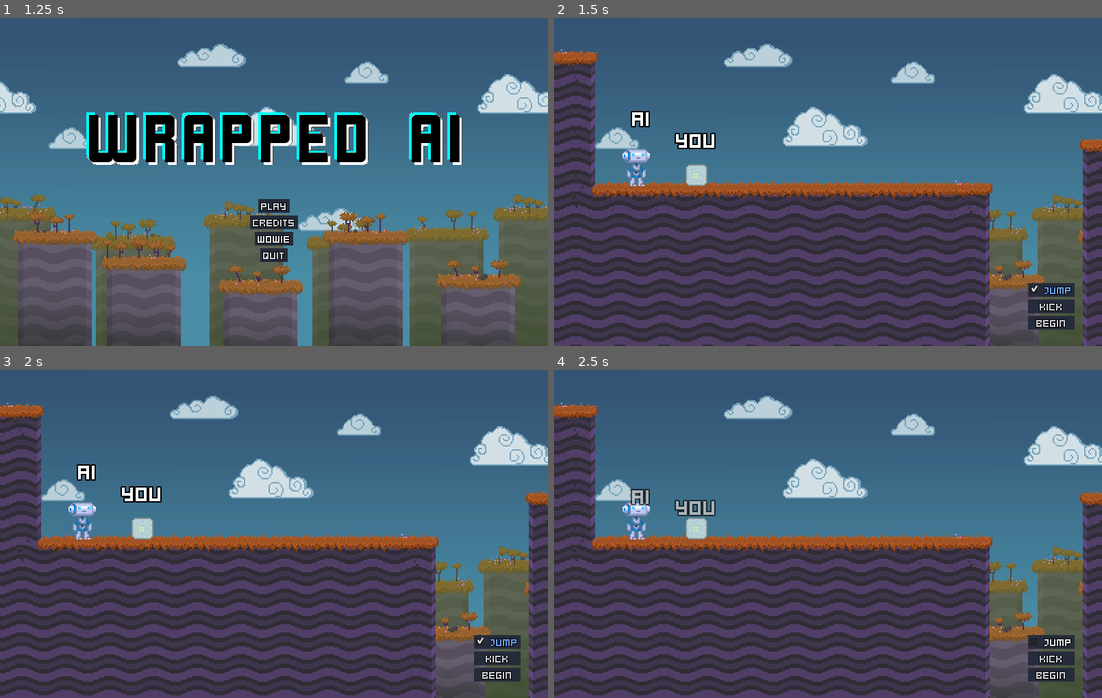
Above: before the commit, frames 1-4 (two rows, left to right).
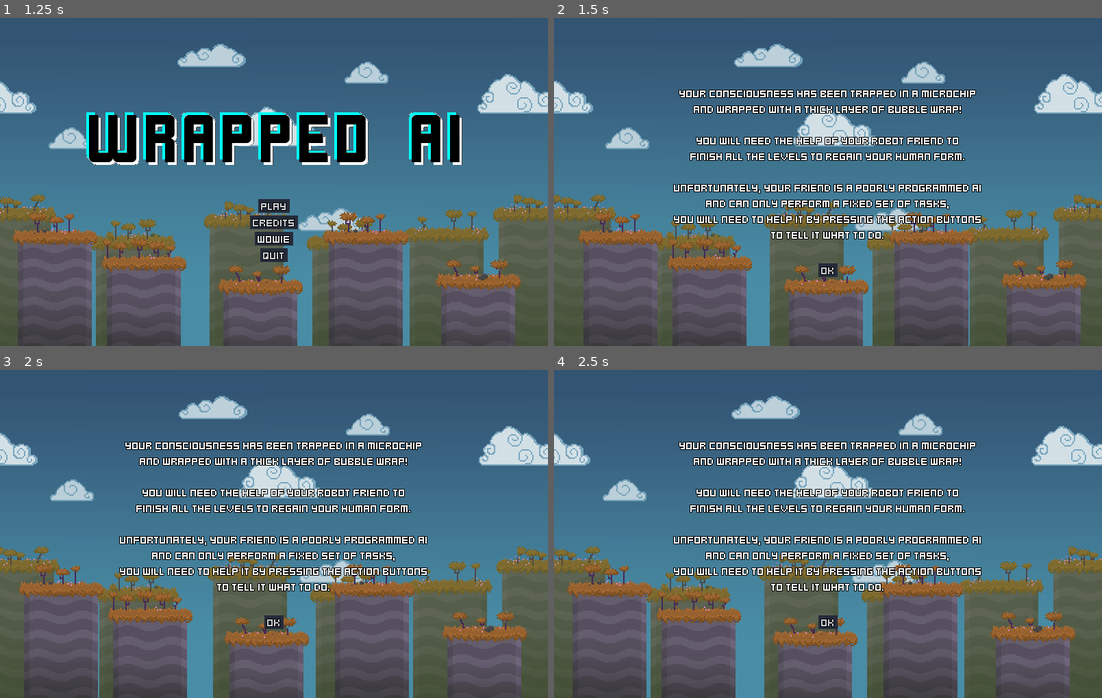
Above: after the commit, the same moments.

Repository: HexagonNico/Project-Wowie4
Game: Godot game, scene res://assets/main.tscn
Two runs of this game, one before a commit and one after it. Both use one fixed random seed, a clock stepped at 60 frames per second and the inputs below. The engine's default icon, where the game draws it, is replaced by a stand-in: a white triangle on a blue panel in a dark square.
Inputs (mouse positions are in pixels of both pictures, inside the frame that each line leads up to):
- Up to frame 1 (1.25 s): click "Wowie" at 0.5 s
- Up to frame 2 (1.5 s): click "Play" at 1.25 s
- Up to frame 3 (2 s): no input
- Up to frame 4 (2.5 s): click (1052, 642) at 2 s, where only the run before the commit has a clickable "Jump"

Frame 1 is identical in both runs. In frame 2, 50% of the frame differs, in the area x 0-100%, y 7-100%; in frame 3, 50%; in frame 4, 49%.

Commit message:
Wall of text explanation

Diff:
--- a/assets/title_screen/scripts/main_menu.gd
+++ b/assets/title_screen/scripts/main_menu.gd
@@ -2,11 +2,20 @@
 
 
 export var level_1_scene: PackedScene
+export var wall_of_text: PackedScene
 
 
 func play():
-	# warning-ignore:return_value_discarded
-	get_tree().change_scene_to(level_1_scene)
+	var file = File.new()
+	if file.file_exists("user://wowie"):
+		# warning-ignore:return_value_discarded
+		get_tree().change_scene_to(level_1_scene)
+	else:
+		file.open("user://wowie", File.WRITE)
+		file.store_line("WOWIEEEEE!")
+		# warning-ignore:return_value_discarded
+		get_tree().change_scene_to(wall_of_text)
+		file.close()
 
 
 func quit():
--- a/assets/title_screen/title_screen.tscn
+++ b/assets/title_screen/title_screen.tscn
@@ -8,6 +8,7 @@
 [ext_resource path="res://assets/title_screen/scripts/camera.gd" type="Script" id=6]
 [ext_resource path="res://assets/title_screen/textures/title.png" type="Texture" id=7]
 [ext_resource path="res://assets/title_screen/textures/wowie_jam.png" type="Texture" id=8]
+[ext_resource path="res://assets/wall_of_text/wall_of_text.tscn" type="PackedScene" id=9]
 
 [node name="TitleScreen" type="Node"]
 
@@ -19,6 +20,7 @@
 theme = ExtResource( 1 )
 script = ExtResource( 3 )
 level_1_scene = ExtResource( 4 )
+wall_of_text = ExtResource( 9 )
 
 [node name="MainMenu" type="VBoxContainer" parent="CanvasLayer/MainMenu"]
 margin_left = 124.0
--- /dev/null
+++ b/assets/wall_of_text/wall_of_text.gd
@@ -0,0 +1,9 @@
+extends Node
+
+
+export var level1: PackedScene
+
+
+func go_to_level_1():
+	# warning-ignore:return_value_discarded
+	get_tree().change_scene_to(level1)
--- /dev/null
+++ b/assets/wall_of_text/wall_of_text.tscn
@@ -0,0 +1,59 @@
+[gd_scene load_steps=6 format=2]
+
+[ext_resource path="res://assets/title_screen/scripts/camera.gd" type="Script" id=1]
+[ext_resource path="res://assets/ui/theme.tres" type="Theme" id=2]
+[ext_resource path="res://assets/background/parallax_background.tscn" type="PackedScene" id=3]
+[ext_resource path="res://assets/wall_of_text/wall_of_text.gd" type="Script" id=4]
+[ext_resource path="res://assets/levels/level1.tscn" type="PackedScene" id=5]
+
+[node name="WallOfText" type="Node"]
+script = ExtResource( 4 )
+level1 = ExtResource( 5 )
+
+[node name="ParallaxBackground" parent="." instance=ExtResource( 3 )]
+
+[node name="CanvasLayer" type="CanvasLayer" parent="."]
+
+[node name="CenterContainer" type="CenterContainer" parent="CanvasLayer"]
+anchor_right = 1.0
+anchor_bottom = 1.0
+theme = ExtResource( 2 )
+
+[node name="VBoxContainer" type="VBoxContainer" parent="CanvasLayer/CenterContainer"]
+margin_left = 175.0
+margin_top = 100.0
+margin_right = 625.0
+margin_bottom = 379.0
+custom_constants/separation = 32
+
+[node name="Label" type="Label" parent="CanvasLayer/CenterContainer/VBoxContainer"]
+margin_right = 450.0
+margin_bottom = 227.0
+text = "Your consciousness has been trapped in a microchip
+and wrapped with a thick layer of bubble wrap!
+
+You will need the help of your robot friend to
+finish all the levels to regain your human form.
+
+Unfortunately, your friend is a poorly programmed ai
+and can only perform a fixed set of tasks,
+you will need to help it by pressing the action buttons
+to tell it what to do."
+align = 1
+valign = 1
+
+[node name="Button" type="Button" parent="CanvasLayer/CenterContainer/VBoxContainer"]
+margin_left = 211.0
+margin_top = 259.0
+margin_right = 239.0
+margin_bottom = 279.0
+hint_tooltip = "Buttons have hints in their tooltips!"
+size_flags_horizontal = 4
+text = " OK "
+
+[node name="Camera" type="Camera2D" parent="."]
+current = true
+zoom = Vector2( 0.5, 0.5 )
+script = ExtResource( 1 )
+
+[connection signal="pressed" from="CanvasLayer/CenterContainer/VBoxContainer/Button" to="." method="go_to_level_1"]
Not shown: 1 places in assets/title_screen/title_screen.tscn that only renumber resources
